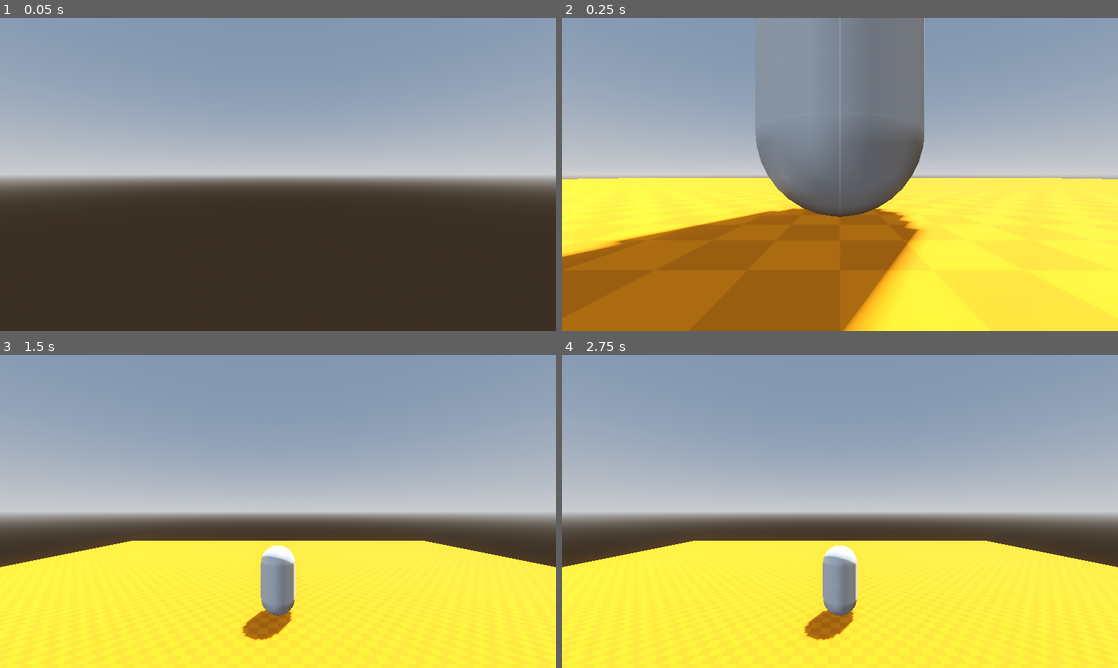
Above: before the commit, frames 1-4 (two rows, left to right).
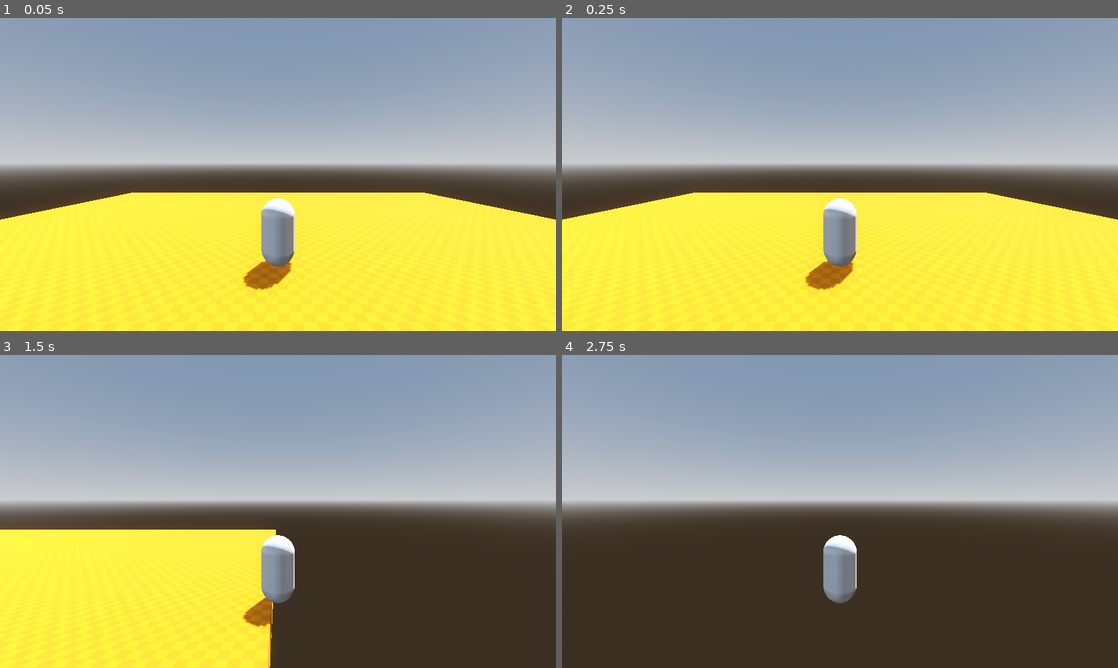
Above: after the commit, the same moments.

Repository: AgilMonkey/project-banyusari
Game: Godot game, scene res://world/main.tscn
Two runs of this game, one before a commit and one after it. Both use one fixed random seed, a clock stepped at 60 frames per second and the inputs below.
Inputs (mouse positions are in pixels of both pictures, inside the frame that each line leads up to):
- Up to frame 1 (0.05 s): no input
- Up to frame 2 (0.25 s): no input
- Up to frame 3 (1.5 s): tap Enter (ui_accept) at 0.5, 0.77 s; move the mouse to (400, 495) at 0.52 s; hold D (move_right, bound only after the commit) 0.53-1.25 s; hold F 0.53-1.25 s; click (400, 495) at 0.67 s; drag from (166, 527) to (250, 574) at 1.27 s
- Up to frame 4 (2.75 s): move the mouse to (895, 442) at 2.02 s; hold D (move_right, bound only after the commit) from 2.03 s (still down); tap Space at 2.1 s

The runs differ from the first frame. In frame 1, 50% of the frame differs, in the area x 0-100%, y 46-100%; in frame 2, 42%; in frame 3, 31%; in frame 4, 46%.

Commit message:
Add simple movement

Diff:
--- a/player/player.tscn
+++ b/player/player.tscn
@@ -5,11 +5,12 @@
 [ext_resource type="Script" uid="uid://pq1j7fjytppm" path="res://addons/phantom_camera/scripts/phantom_camera/phantom_camera_3d.gd" id="3_yw30f"]
 [ext_resource type="Script" uid="uid://bur14kb6xyx8y" path="res://addons/phantom_camera/scripts/resources/tween_resource.gd" id="4_qjkh3"]
 
-[sub_resource type="Resource" id="Resource_g6k8r"]
+[sub_resource type="Resource" id="Resource_yw30f"]
 script = ExtResource("4_qjkh3")
-duration = 1.0
+duration = 0.0
 transition = 0
 ease = 2
+metadata/_custom_type_script = "uid://bur14kb6xyx8y"
 
 [sub_resource type="CapsuleShape3D" id="CapsuleShape3D_ehsmr"]
 
@@ -20,13 +21,19 @@
 [sub_resource type="CapsuleMesh" id="CapsuleMesh_ehsmr"]
 
 [node name="Player" type="RigidBody3D"]
+lock_rotation = true
 
-[node name="PhantomCamera3D" type="Node3D" parent="." node_paths=PackedStringArray("follow_target")]
-transform = Transform3D(1, 0, 0, 0, 1, 0, 0, 0, 1, 0, 2, 6)
+[node name="CameraTarget" type="Node3D" parent="."]
+transform = Transform3D(1, 0, 0, 0, 1, 0, 0, 0, 1, 0, 0, -30)
+
+[node name="PhantomCamera3D" type="Node3D" parent="." node_paths=PackedStringArray("follow_target", "look_at_target")]
+transform = Transform3D(0.999995, 0, 0, 0, 0.99837, 0.0570495, 0, -0.0570497, 0.998366, 0, 2.05705, 5.99837)
 script = ExtResource("3_yw30f")
 follow_mode = 6
 follow_target = NodePath("..")
-tween_resource = SubResource("Resource_g6k8r")
+look_at_mode = 2
+look_at_target = NodePath("../CameraTarget")
+tween_resource = SubResource("Resource_yw30f")
 follow_offset = Vector3(0, 2, 5)
 metadata/_custom_type_script = "uid://pq1j7fjytppm"
 
--- a/player/third_person_movement_rigidbody.gd
+++ b/player/third_person_movement_rigidbody.gd
@@ -1,8 +1,20 @@
 extends Node
 
+
+@export var speed := 50
+var input_dir: Vector3
 
 var rb: RigidBody3D
 
 
 func _ready() -> void:
 	rb = get_parent()
+
+
+func _input(event: InputEvent) -> void:
+	input_dir.z = Input.get_axis("move_forward", "move_backward")
+	input_dir.x = Input.get_axis("move_left", "move_right")
+
+
+func _process(delta: float) -> void:
+	rb.apply_force(input_dir * speed)
--- a/project.godot
+++ b/project.godot
@@ -29,6 +29,29 @@
 
 enabled=PackedStringArray("res://addons/phantom_camera/plugin.cfg", "res://addons/script-ide/plugin.cfg")
 
+[input]
+
+move_forward={
+"deadzone": 0.2,
+"events": [Object(InputEventKey,"resource_local_to_scene":false,"resource_name":"","device":-1,"window_id":0,"alt_pressed":false,"shift_pressed":false,"ctrl_pressed":false,"meta_pressed":false,"pressed":false,"keycode":0,"physical_keycode":87,"key_label":0,"unicode":119,"location":0,"echo":false,"script":null)
+]
+}
+move_backward={
+"deadzone": 0.2,
+"events": [Object(InputEventKey,"resource_local_to_scene":false,"resource_name":"","device":-1,"window_id":0,"alt_pressed":false,"shift_pressed":false,"ctrl_pressed":false,"meta_pressed":false,"pressed":false,"keycode":0,"physical_keycode":83,"key_label":0,"unicode":115,"location":0,"echo":false,"script":null)
+]
+}
+move_left={
+"deadzone": 0.2,
+"events": [Object(InputEventKey,"resource_local_to_scene":false,"resource_name":"","device":-1,"window_id":0,"alt_pressed":false,"shift_pressed":false,"ctrl_pressed":false,"meta_pressed":false,"pressed":false,"keycode":0,"physical_keycode":65,"key_label":0,"unicode":97,"location":0,"echo":false,"script":null)
+]
+}
+move_right={
+"deadzone": 0.2,
+"events": [Object(InputEventKey,"resource_local_to_scene":false,"resource_name":"","device":-1,"window_id":0,"alt_pressed":false,"shift_pressed":false,"ctrl_pressed":false,"meta_pressed":false,"pressed":false,"keycode":0,"physical_keycode":68,"key_label":0,"unicode":100,"location":0,"echo":false,"script":null)
+]
+}
+
 [physics]
 
 3d/physics_engine="Jolt Physics"
--- a/world/main.tscn
+++ b/world/main.tscn
@@ -27,7 +27,7 @@
 
 [node name="Camera3D" type="Camera3D" parent="."]
 physics_interpolation_mode = 1
-transform = Transform3D(1, 0, 0, 0, 1, 0, 0, 0, 1, 0, 1.5, 0)
+transform = Transform3D(1, 0, 0, 0, 0.998371, 0.0570498, 0, -0.0570498, 0.998371, 0, 3.55705, 5.99837)
 
 [node name="PhantomCameraHost" type="Node" parent="Camera3D"]
 process_priority = 300
